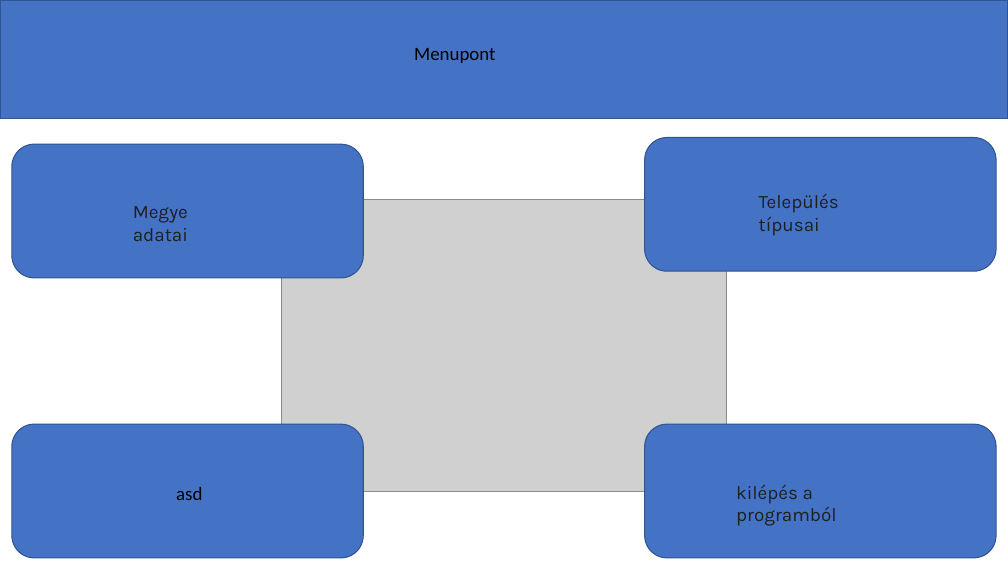
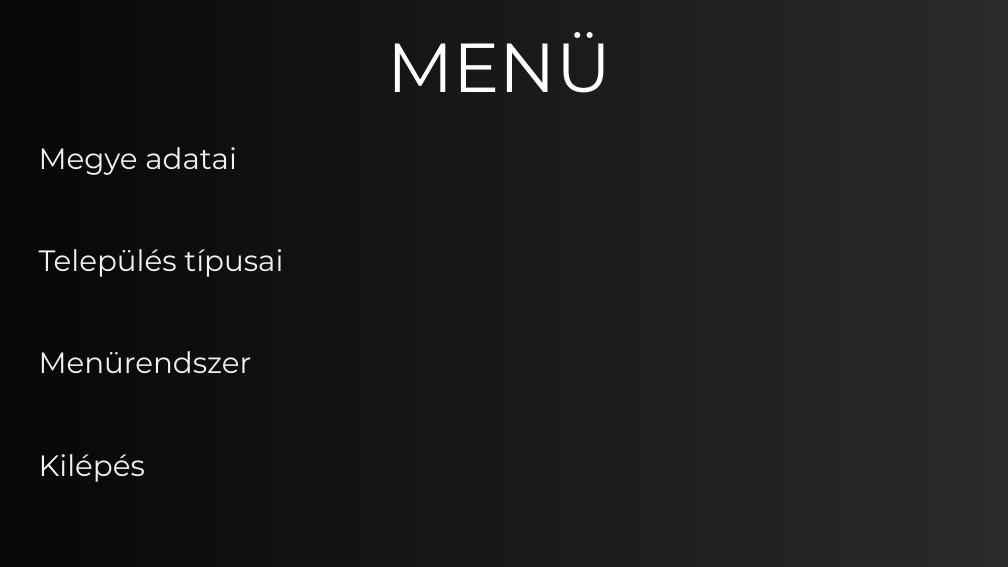
Before and after one commit to Goncol0907/nepesseg, a slide deck: slide 2 of Nepesseg 2025.pptx. Drawn at 1008x567 pixels with LibreOffice and Linux fonts; fonts in the diff are those of the drawing; grey boxes stand for pictures; background and template pictures are left out; a plain dark background stands for a picture behind light text. Boxes give left, top, right and bottom in pixels: in the first picture for what was removed or moved away, otherwise in the second. Text is boxed around its words. In the diff, an @@ line names an element or a change of style, - is before the commit and + after.

Commit message:
Final

```diff
--- a/Nepesseg 2025.pptx
+++ b/Nepesseg 2025.pptx
@@ background #FFFFFF to picture (left out) @@
@@ rectangle added at (0, 0, 1008, 567), fill gradient #000000 @@
@@ freeform shape added at (0, 0, 1008, 567), fill gradient #D8D8D8 to #E5E5E5 to #F2F2F2 @@
@@ rectangle removed at (1, 0, 1008, 118) @@
@@ text added at (387, 32, 611, 93), 66 pt, text #FFFFFF @@
+MENÜ
@@ text removed at (414, 48, 495, 63) @@
-Menupont
@@ rounded rectangle removed at (12, 144, 364, 278) @@
@@ text "Megye adatai": place and size @@
-text "Megye adatai" at (133, 206, 188, 241)
+text "Megye adatai" at (39, 147, 237, 175)
@@ text "Megye adatai" at (39, 147, 237, 175): size 18 to 28 pt, font Karla to Montserrat, text colour #1F1F1F to #F2F2F2 @@
@@ rounded rectangle removed at (645, 138, 997, 271) @@
@@ picture removed at (281, 200, 727, 492) @@
@@ text "Település típusai" at (39, 249, 283, 277): size 18 to 28 pt, font Karla to Montserrat, text colour #1F1F1F to #F2F2F2 @@
@@ text "Település típusai": place and size @@
-text "Település típusai" at (759, 194, 839, 236)
+text "Település típusai" at (39, 249, 283, 277)
@@ text added at (39, 351, 252, 373), 28 pt, text #F2F2F2 @@
+Menürendszer
@@ rounded rectangle removed at (12, 424, 364, 558) @@
@@ rounded rectangle removed at (645, 424, 997, 558) @@
@@ text added at (39, 454, 145, 482), 28 pt, text #F2F2F2 @@
+Kilépés
@@ text removed at (176, 487, 202, 500) @@
-asd
@@ text removed at (736, 485, 837, 526) @@
-kilépés a programból
```
Also in this commit, not shown: 6 slides added, 5 slides removed.
